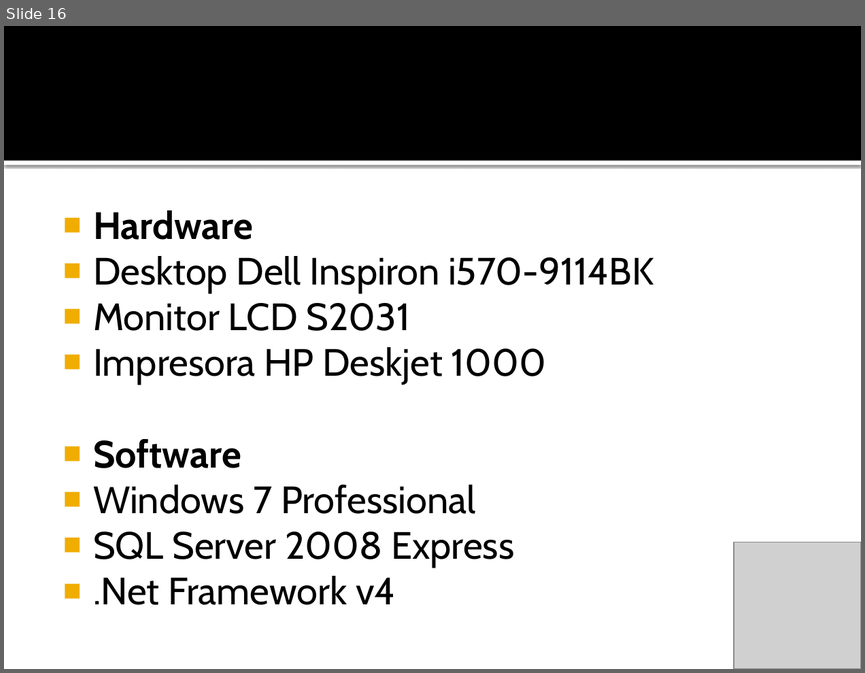
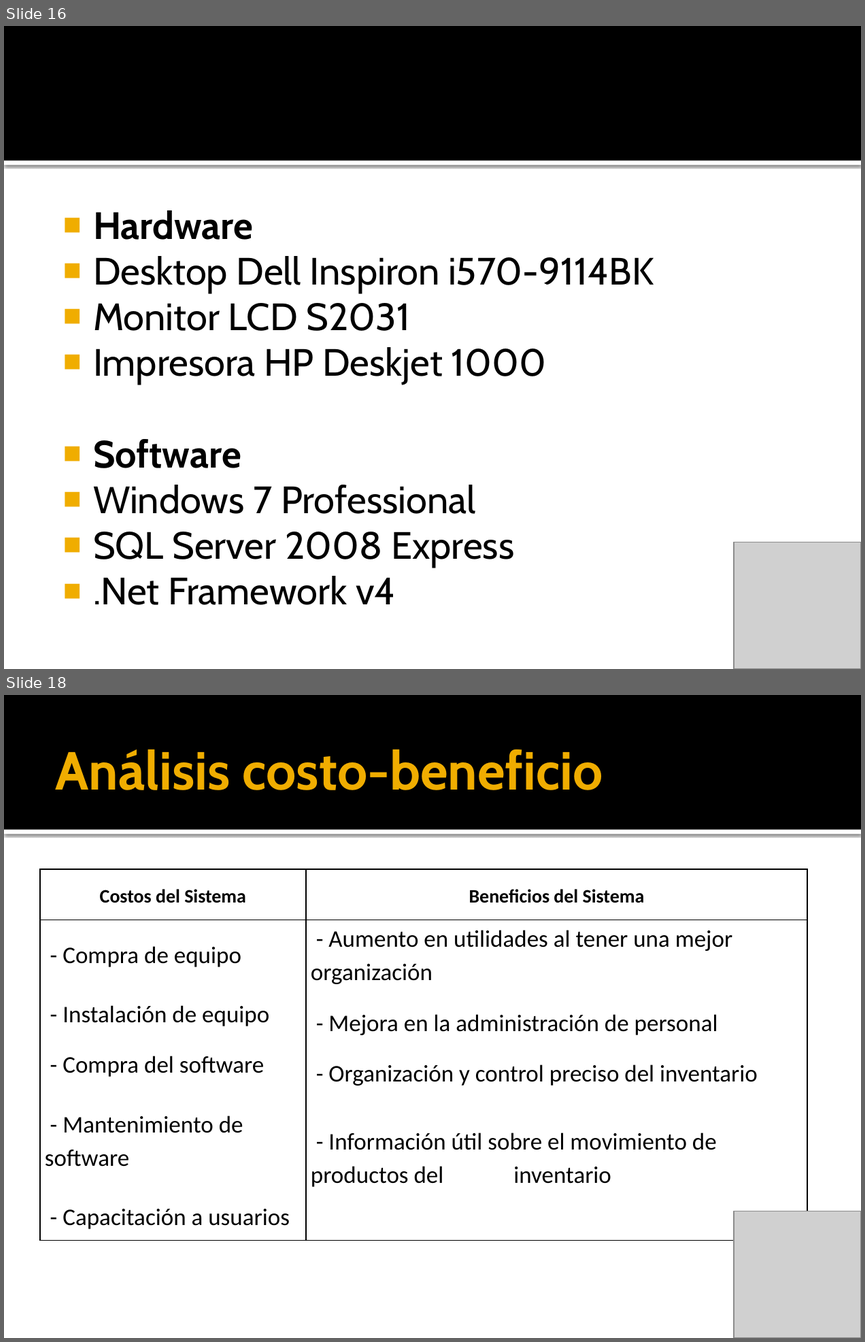
Before and after one commit to ludwingperezt/proyecto-ayd2-documentacion, a slide deck: Propuesta (Doc y Diap)/Dattex-Plus.pptx. Shown one above the other, each under a label of ours: slide 16 before the commit, slides 16 and 18 after it; the slides between them are not shown. The pictures are 865x673 and 865x1342 pixels, drawn with LibreOffice and Linux fonts; fonts in the diff are those of the drawing; grey boxes stand for pictures. Boxes give left, top, right and bottom in pixels: in the first picture for what was removed or moved away, otherwise in the second. Text is boxed around its words. In the diff, an @@ line names an element or a change of style, - is before the commit and + after.

Commit message:
Actualicé la presentación, agregué la tabla costo beneficio

```diff
--- a/Propuesta (Doc y Diap)/Dattex-Plus.pptx
+++ b/Propuesta (Doc y Diap)/Dattex-Plus.pptx
@@ slide 18 added at [4, 695, 861, 1338], background #FFFFFF; not listed: 2 template elements that a slide beside it also shows @@
@@ title added at [56, 749, 603, 790], 45 pt, text #F0AD00, bold @@
+Análisis costo-beneficio
@@ table added at [40, 869, 807, 1239], 6 rows, 2 columns @@
+Costos del Sistema | Beneficios del Sistema
+- Compra de equipo | - Aumento en utilidades al tener una mejor organización
+- Instalación de equipo | - Mejora en la administración de personal
+- Compra del software | - Organización y control preciso del inventario
+- Mantenimiento de software | - Información útil sobre el movimiento de productos del inventario
+- Capacitación a usuarios | 
@@ picture added at [734, 1211, 861, 1338] @@
```
Also in this commit, not shown: 1 other slide added.
